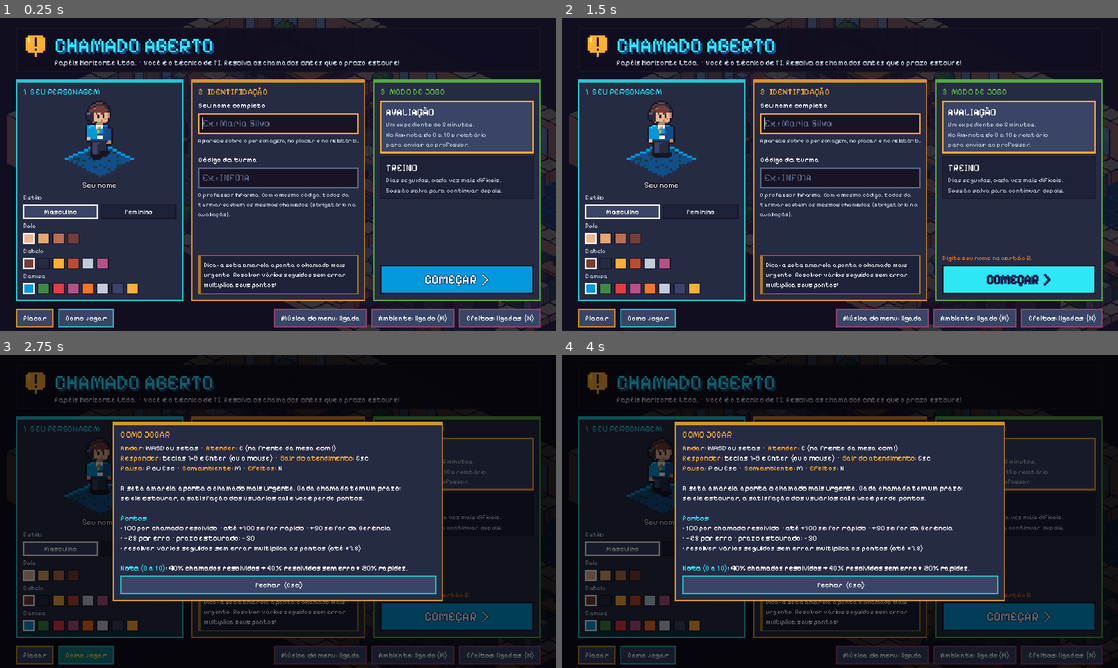
Above: before the commit, frames 1-4 (two rows, left to right).
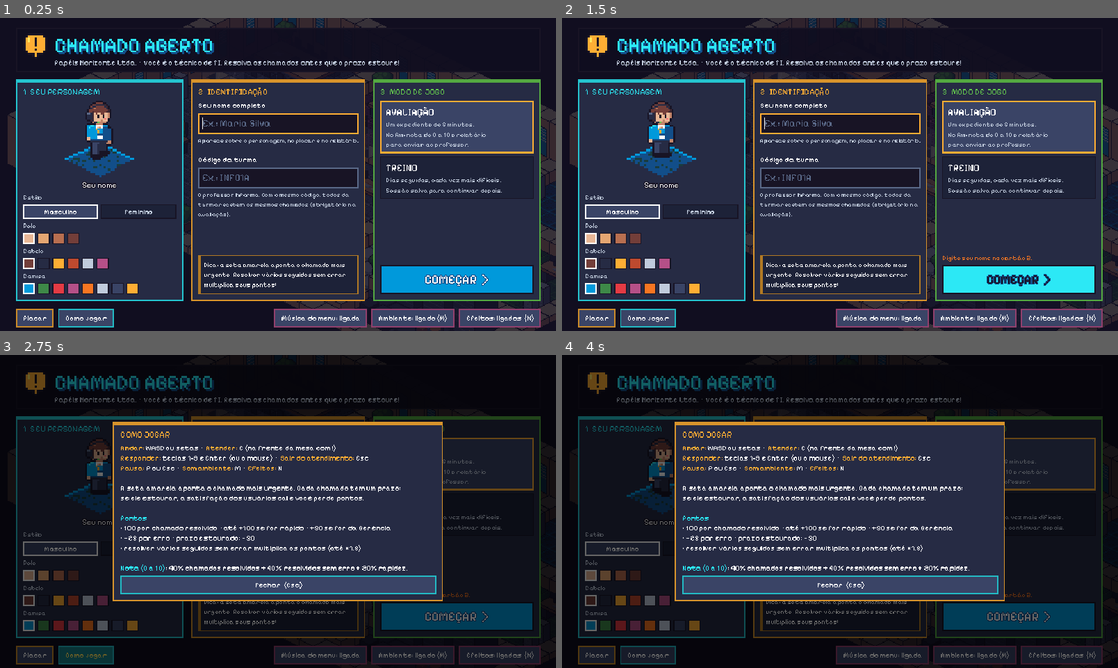
Above: after the commit, the same moments.

Repository: cimiano2/chamado-aberto
Game: Godot game, scene res://scenes/main.tscn
The game is run twice, just before and just after one commit, with the same random seed, the same clock (stepped at 60 frames per second) and the same inputs.
Inputs (mouse positions are in pixels of both pictures, inside the frame that each line leads up to):
- Up to frame 1 (0.25 s): no input
- Up to frame 2 (1.5 s): click "COMEÇAR >" at 0.5 s; click "COMEÇAR >" at 1.25 s
- Up to frame 3 (2.75 s): click "Como jogar" at 2 s
- Up to frame 4 (4 s): click "Como jogar" at 2.75 s; click (589, 574) at 3.52 s

The runs differ from the first frame. In frame 1, 0.8% of the frame differs, in the area x 1-100%, y 0-100%; in frame 2, 0.8%; in frame 3, less than 0.1%; in frame 4, less than 0.1%.

Commit message:
Desempenho: paredes em sprites, camada estática e atlas único
O mapa desenhava 165 paredes como polígonos e linhas a cada quadro,
gerando ~1100 draw calls. Agora piso e paredes do fundo ficam numa
camada estática, as paredes são sprites e todo o mundo usa um atlas
(art/atlas/build.py): ~110 draw calls no total, 29 no mundo.

Co-Authored-By: Claude Opus 5.5 <noreply@anthropic.com>
Claude-Session: https://claude.ai/code/session_01ULB8X8jtmR9iGJQHphwBcx

Diff:
--- a/assets/sprites/anchors.json
+++ b/assets/sprites/anchors.json
@@ -67,6 +67,30 @@
   14,
   30
  ],
+ "wall_back": [
+  19,
+  67
+ ],
+ "wall_back_win_s": [
+  19,
+  67
+ ],
+ "wall_back_win_e": [
+  19,
+  67
+ ],
+ "wall_low": [
+  19,
+  25
+ ],
+ "wall_front": [
+  19,
+  19
+ ],
+ "wall_glass": [
+  19,
+  51
+ ],
  "filing": [
   12,
   34
--- /dev/null
+++ b/assets/sprites/atlas.json
@@ -0,0 +1,236 @@
+{
+ "alert": [
+  68,
+  141,
+  11,
+  12
+ ],
+ "alert_high": [
+  81,
+  141,
+  11,
+  12
+ ],
+ "alert_urgent": [
+  94,
+  141,
+  11,
+  12
+ ],
+ "chair": [
+  714,
+  98,
+  22,
+  26
+ ],
+ "conference_table": [
+  0,
+  0,
+  142,
+  96
+ ],
+ "cooler": [
+  26,
+  98,
+  18,
+  40
+ ],
+ "copier": [
+  777,
+  0,
+  37,
+  49
+ ],
+ "counter": [
+  442,
+  0,
+  66,
+  66
+ ],
+ "desk": [
+  876,
+  0,
+  60,
+  46
+ ],
+ "desk_alert": [
+  938,
+  0,
+  60,
+  46
+ ],
+ "employees": [
+  144,
+  98,
+  528,
+  32
+ ],
+ "filing": [
+  0,
+  98,
+  24,
+  41
+ ],
+ "floor_anexo": [
+  738,
+  98,
+  32,
+  16
+ ],
+ "floor_carpete": [
+  772,
+  98,
+  32,
+  16
+ ],
+ "floor_copa_a": [
+  806,
+  98,
+  32,
+  16
+ ],
+ "floor_copa_b": [
+  840,
+  98,
+  32,
+  16
+ ],
+ "floor_corredor": [
+  874,
+  98,
+  32,
+  16
+ ],
+ "floor_gerente": [
+  908,
+  98,
+  32,
+  16
+ ],
+ "floor_reuniao": [
+  942,
+  98,
+  32,
+  16
+ ],
+ "floor_rh": [
+  976,
+  98,
+  32,
+  16
+ ],
+ "floor_servidores": [
+  0,
+  141,
+  32,
+  16
+ ],
+ "floor_ti": [
+  34,
+  141,
+  32,
+  16
+ ],
+ "fridge": [
+  584,
+  0,
+  29,
+  65
+ ],
+ "kitchen_table": [
+  816,
+  0,
+  58,
+  48
+ ],
+ "plant": [
+  116,
+  98,
+  26,
+  34
+ ],
+ "rack": [
+  264,
+  0,
+  56,
+  72
+ ],
+ "rack_alert": [
+  322,
+  0,
+  56,
+  72
+ ],
+ "reception": [
+  655,
+  0,
+  68,
+  59
+ ],
+ "shelf": [
+  510,
+  0,
+  38,
+  66
+ ],
+ "sofa": [
+  725,
+  0,
+  50,
+  50
+ ],
+ "ups": [
+  46,
+  98,
+  28,
+  39
+ ],
+ "vending": [
+  550,
+  0,
+  32,
+  65
+ ],
+ "wall_back": [
+  144,
+  0,
+  38,
+  78
+ ],
+ "wall_back_win_e": [
+  184,
+  0,
+  38,
+  78
+ ],
+ "wall_back_win_s": [
+  224,
+  0,
+  38,
+  78
+ ],
+ "wall_front": [
+  674,
+  98,
+  38,
+  30
+ ],
+ "wall_glass": [
+  615,
+  0,
+  38,
+  62
+ ],
+ "wall_low": [
+  76,
+  98,
+  38,
+  36
+ ],
+ "workbench": [
+  380,
+  0,
+  60,
+  67
+ ]
+}
--- a/scripts/office_map.gd
+++ b/scripts/office_map.gd
@@ -47,38 +47,22 @@
 var player_frame := 0
 
 var _time := 0.0
-var _static: Node2D
+var _static: Node2D          # pisos + paredes do fundo (desenhado uma vez)
+var _front: Node2D           # bordas da frente (desenhado uma vez, por cima dos objetos)
+var _sorted_walls: Array = []  # divisórias e vidro: ordenados junto com os móveis
 
 const NAMES := ["Ana", "Bruno", "Carla", "Diego", "Elisa", "Fábio", "Gabi", "Heitor", "Iara",
 	"João", "Kátia", "Leo", "Marina", "Nina", "Otávio", "Paula", "Rafa", "Sofia"]
 
 # ---------------------------------------------------------------- sprites (gerados por art/*/build.py)
-const TEX_EMPLOYEES := preload("res://assets/sprites/employees.png")
-const TEX_CHAIR := preload("res://assets/sprites/chair.png")
-const TEX := {
-	"desk": preload("res://assets/sprites/desk.png"),
-	"desk_alert": preload("res://assets/sprites/desk_alert.png"),
-	"rack": preload("res://assets/sprites/rack.png"),
-	"rack_alert": preload("res://assets/sprites/rack_alert.png"),
-	"plant": preload("res://assets/sprites/plant.png"),
-	"cooler": preload("res://assets/sprites/cooler.png"),
-	"alert": preload("res://assets/sprites/alert.png"),
-	"alert_high": preload("res://assets/sprites/alert_high.png"),
-	"alert_urgent": preload("res://assets/sprites/alert_urgent.png"),
-	"conference_table": preload("res://assets/sprites/conference_table.png"),
-	"vending": preload("res://assets/sprites/vending.png"),
-	"fridge": preload("res://assets/sprites/fridge.png"),
-	"counter": preload("res://assets/sprites/counter.png"),
-	"kitchen_table": preload("res://assets/sprites/kitchen_table.png"),
-	"filing": preload("res://assets/sprites/filing.png"),
-	"copier": preload("res://assets/sprites/copier.png"),
-	"reception": preload("res://assets/sprites/reception.png"),
-	"sofa": preload("res://assets/sprites/sofa.png"),
-	"workbench": preload("res://assets/sprites/workbench.png"),
-	"shelf": preload("res://assets/sprites/shelf.png"),
-	"ups": preload("res://assets/sprites/ups.png"),
-}
 var ANCHOR := {}      # lido de assets/sprites/anchors.json
+## Todos os sprites do mundo vêm de UM atlas (assets/sprites/atlas.png, gerado por art/atlas/build.py):
+## com uma só textura, a placa de vídeo junta piso, paredes e móveis em poucas chamadas de desenho.
+const ATLAS := preload("res://assets/sprites/atlas.png")
+var TEX := {}         # nome -> AtlasTexture (recorte do atlas)
+var FLOOR_TEX := {}   # "carpete" -> recorte de floor_carpete, etc.
+var TEX_EMPLOYEES: Texture2D
+var TEX_CHAIR: Texture2D
 ## Pegada (mundo) de cada móvel, usada na colisão.
 const FOOT := {
 	"desk": Vector2(160, 60), "rack": Vector2(100, 110), "plant": Vector2(32, 32), "cooler": Vector2(28, 28),
@@ -87,18 +71,6 @@
 	"copier": Vector2(72, 52), "reception": Vector2(192, 56), "sofa": Vector2(128, 48),
 	"workbench": Vector2(160, 56), "shelf": Vector2(96, 32), "ups": Vector2(40, 48),
 }
-const FLOOR_TEX := {
-	"carpete": preload("res://assets/sprites/floor_carpete.png"),
-	"gerente": preload("res://assets/sprites/floor_gerente.png"),
-	"reuniao": preload("res://assets/sprites/floor_reuniao.png"),
-	"anexo": preload("res://assets/sprites/floor_anexo.png"),
-	"rh": preload("res://assets/sprites/floor_rh.png"),
-	"ti": preload("res://assets/sprites/floor_ti.png"),
-	"copa_a": preload("res://assets/sprites/floor_copa_a.png"),
-	"copa_b": preload("res://assets/sprites/floor_copa_b.png"),
-	"servidores": preload("res://assets/sprites/floor_servidores.png"),
-	"corredor": preload("res://assets/sprites/floor_corredor.png"),
-}
 const C_OUT := Color("181425")
 const WALL_TOP := Color("ead4aa")
 const WALL_S := Color("e4a672")
@@ -118,6 +90,7 @@
 
 
 func _ready() -> void:
+	load_atlas()
 	var f := FileAccess.open("res://assets/sprites/anchors.json", FileAccess.READ)
 	if f:
 		var data: Dictionary = JSON.parse_string(f.get_as_text())
@@ -128,6 +101,23 @@
 	_static.show_behind_parent = true
 	_static.draw.connect(_draw_static)
 	add_child(_static)
+	_front = Node2D.new()
+	_front.draw.connect(_draw_front)
+	add_child(_front)
+
+
+func load_atlas() -> void:
+	var rects: Dictionary = JSON.parse_string(FileAccess.open("res://assets/sprites/atlas.json", FileAccess.READ).get_as_text())
+	for name in rects:
+		var r: Array = rects[name]
+		var t := AtlasTexture.new()
+		t.atlas = ATLAS
+		t.region = Rect2(r[0], r[1], r[2], r[3])
+		TEX[name] = t
+		if name.begins_with("floor_"):
+			FLOOR_TEX[name.substr(6)] = t
+	TEX_EMPLOYEES = TEX["employees"]
+	TEX_CHAIR = TEX["chair"]
 
 
 func room_rect(name: String) -> Rect2:
@@ -276,7 +266,23 @@
 				for span in GLASS_ROWS[ty]:
 					if tx >= span[0] and tx <= span[1]:
 						kind = "glass"
-			walls.append({"rect": Rect2(tx * TILE, ty * TILE, TILE, TILE), "kind": kind})
+			walls.append({"rect": Rect2(tx * TILE, ty * TILE, TILE, TILE), "kind": kind,
+				"sprite": _wall_sprite(kind, tx, ty)})
+
+
+func _wall_sprite(kind: String, tx: int, ty: int) -> String:
+	match kind:
+		"back":
+			if ty == 0 and tx > 0 and tx < COLS - 1 and tx % 2 == 1:
+				return "wall_back_win_s"      # janela com persiana na parede norte
+			if tx == 0 and ty > 0 and ty < ROWS - 1 and ty % 2 == 1:
+				return "wall_back_win_e"      # janela na parede oeste
+			return "wall_back"
+		"front":
+			return "wall_front"
+		"glass":
+			return "wall_glass"
+	return "wall_low"
 
 
 ## Mantido para os testes: paredes altas só no fundo do andar.
@@ -333,17 +339,36 @@
 	queue_redraw()
 
 
-# ================================================================ camada estática (pisos)
+# ================================================================ camadas estáticas
+# Desenhadas uma única vez (não a cada quadro) e com sprites iguais em sequência,
+# para a placa de vídeo juntar tudo em poucas chamadas de desenho.
 
 func _draw_static() -> void:
 	var ci := _static
+	# pisos agrupados por textura
+	var by_tex := {}
 	for r in rooms:
-		_draw_tiles(ci, r.rect, r.floor)
+		_collect_tiles(by_tex, r.rect, r.floor)
 	for d in doors:
-		_draw_tiles(ci, d, "carpete")
-
-
-func _draw_tiles(ci: CanvasItem, r: Rect2, floor: String) -> void:
+		_collect_tiles(by_tex, d, "carpete")
+	for key in by_tex:
+		var tex: Texture2D = FLOOR_TEX[key]
+		for pos in by_tex[key]:
+			ci.draw_texture(tex, pos)
+	# paredes do fundo, de trás para frente
+	var back := walls.filter(func(w): return w.kind == "back")
+	back.sort_custom(func(a, b): return _wall_key(a) < _wall_key(b))
+	for w in back:
+		_draw_wall_on(ci, w)
+
+
+func _draw_front() -> void:
+	for w in walls:
+		if w.kind == "front":
+			_draw_wall_on(_front, w)
+
+
+func _collect_tiles(by_tex: Dictionary, r: Rect2, floor: String) -> void:
 	var ty := 0
 	var y := r.position.y
 	while y < r.end.y - 1:
@@ -353,20 +378,41 @@
 			var key := floor
 			if floor == "copa":
 				key = "copa_a" if (tx + ty) % 2 == 0 else "copa_b"
-			ci.draw_texture(FLOOR_TEX[key], iso(Vector2(x + TILE / 2, y + TILE / 2)) - Vector2(16, 8))
+			if not by_tex.has(key):
+				by_tex[key] = []
+			by_tex[key].append(iso(Vector2(x + TILE / 2, y + TILE / 2)) - Vector2(16, 8))
 			x += TILE
 			tx += 1
 		y += TILE
 		ty += 1
 
 
-# ================================================================ camada dinâmica (paredes + objetos ordenados)
+func _wall_key(w: Dictionary) -> float:
+	var c: Vector2 = w.rect.get_center()
+	return c.x + c.y + 30
+
+
+func _draw_wall_on(ci: CanvasItem, w: Dictionary) -> void:
+	ci.draw_texture(TEX[w.sprite], iso(w.rect.get_center()) - ANCHOR[w.sprite])
+
+
+# ================================================================ camada dinâmica (divisórias + objetos ordenados)
+
+var draw_usec := 0          # tempo do último _draw (medição de desempenho)
+var draw_items := 0
+
 
 func _draw() -> void:
+	var t0 := Time.get_ticks_usec()
+	_draw_dynamic()
+	draw_usec = Time.get_ticks_usec() - t0
+
+
+func _draw_dynamic() -> void:
 	var items: Array = []   # [chave_de_profundidade, Callable]
 	for w in walls:
-		var r: Rect2 = w.rect
-		items.append([r.get_center().x + r.get_center().y + 30, _draw_wall.bind(w)])
+		if w.kind == "low" or w.kind == "glass":
+			items.append([_wall_key(w), _draw_wall_on.bind(self, w)])
 	for i in desks.size():
 		var d: Dictionary = desks[i]
 		var c: Vector2 = d.center
@@ -395,78 +441,11 @@
 	# anel pulsante no chão em volta de quem pediu ajuda (desenhado antes dos móveis)
 	for i in ticket_desks:
 		_draw_ring(i)
+	draw_items = items.size()
 	for it in items:
 		it[1].call()
 	for i in ticket_desks:
 		_draw_alert(i)
-
-
-func _draw_wall(w: Dictionary) -> void:
-	var r: Rect2 = w.rect
-	match w.kind:
-		"back":
-			_iso_box(r, H_BACK, WALL_TOP, WALL_S, WALL_E)
-			_draw_window(r)
-		"low":
-			_iso_box(r, H_LOW, WALL_TOP, WALL_S, WALL_E)
-		"front":
-			_iso_box(r, H_FRONT, WALL_TOP, WALL_S, WALL_E)
-		"glass":
-			_draw_glass(r)
-
-
-func _iso_box(r: Rect2, h: float, top: Color, left: Color, right: Color) -> void:
-	var N := r.position
-	var E := Vector2(r.end.x, r.position.y)
-	var S := r.end
-	var W := Vector2(r.position.x, r.end.y)
-	draw_colored_polygon(PackedVector2Array([iso(W), iso(S), iso(S, h), iso(W, h)]), left)
-	draw_colored_polygon(PackedVector2Array([iso(S), iso(E), iso(E, h), iso(S, h)]), right)
-	draw_colored_polygon(PackedVector2Array([iso(N, h), iso(E, h), iso(S, h), iso(W, h)]), top)
-	draw_polyline(PackedVector2Array([iso(N, h), iso(E, h), iso(S, h), iso(W, h), iso(N, h)]), C_OUT, 1.0)
-	draw_line(iso(W), iso(S), C_OUT, 1.0)
-	draw_line(iso(S), iso(E), C_OUT, 1.0)
-	draw_line(iso(S), iso(S, h), C_OUT, 1.0)
-
-
-## Janela com persiana na face voltada para dentro do andar (paredes do fundo).
-func _draw_window(r: Rect2) -> void:
-	var tx := int(r.position.x / TILE)
-	var ty := int(r.position.y / TILE)
-	var q: Array
-	if ty == 0 and tx > 0 and tx < COLS - 1 and tx % 2 == 1:
-		var a := Vector2(r.position.x + 10, r.end.y)
-		var b := Vector2(r.end.x - 10, r.end.y)
-		q = [iso(a, 14), iso(b, 14), iso(b, 46), iso(a, 46)]
-	elif tx == 0 and ty > 0 and ty < ROWS - 1 and ty % 2 == 1:
-		var a := Vector2(r.end.x, r.position.y + 10)
-		var b := Vector2(r.end.x, r.end.y - 10)
-		q = [iso(a, 14), iso(b, 14), iso(b, 46), iso(a, 46)]
-	else:
-		return
-	draw_colored_polygon(PackedVector2Array(q), Color("8fd3ff"))
-	# persiana: lâminas horizontais na metade de cima
-	for k in 5:
-		var t := 0.06 + k * 0.1
-		draw_line(q[3].lerp(q[0], t), q[2].lerp(q[1], t), Color("f4f4f4"), 1.0)
-	draw_polyline(PackedVector2Array(q + [q[0]]), C_OUT, 1.0)
-
-
-func _draw_glass(r: Rect2) -> void:
-	var W := Vector2(r.position.x, r.end.y)
-	var S := r.end
-	var N := r.position
-	var E := Vector2(r.end.x, r.position.y)
-	# rodapé baixo
-	_iso_box(r, 6.0, WALL_TOP, WALL_S, WALL_E)
-	# painel de vidro translúcido sobre o rodapé (face sul)
-	var pane := PackedVector2Array([iso(W, 6), iso(S, 6), iso(S, H_GLASS), iso(W, H_GLASS)])
-	draw_colored_polygon(pane, Color(0.75, 0.92, 1.0, 0.28))
-	draw_line(iso(W, H_GLASS), iso(S, H_GLASS), Color("5a6988"), 1.0)
-	draw_line(iso(N, H_GLASS), iso(E, H_GLASS), Color("5a6988"), 1.0)
-	draw_line(iso(S, 6), iso(S, H_GLASS), Color("5a6988"), 1.0)
-	# reflexo diagonal
-	draw_line(iso(W.lerp(S, 0.2), 12), iso(W.lerp(S, 0.45), 34), Color(1, 1, 1, 0.55), 1.0)
 
 
 func _draw_sprite(key: String, world: Vector2) -> void:
--- /dev/null
+++ b/tests/profile.gd
@@ -0,0 +1,67 @@
+extends SceneTree
+## Mede desempenho com renderização real (precisa de display):
+##   godot --path . -s tests/profile.gd
+## Anda pelo escritório com chamados abertos e registra FPS, tempos e chamadas de desenho.
+
+func _key(code: Key, down: bool) -> void:
+	var e := InputEventKey.new()
+	e.keycode = code
+	e.physical_keycode = code
+	e.pressed = down
+	Input.parse_input_event(e)
+
+func _init() -> void:
+	Engine.max_fps = 0
+	DisplayServer.window_set_vsync_mode(DisplayServer.VSYNC_DISABLED)
+	var main: Node = load("res://scenes/main.tscn").instantiate()
+	root.add_child(main)
+	for i in 5: await process_frame
+	main.start_session({"name": "Perf", "class_code": "", "skin": 0, "hair": 0, "shirt": 0, "body": 0}, "treino", false)
+	var ts: TicketSystem = main.tickets
+	for i in 5: ts.spawn()
+	ts.spawn_timer = 9999.0
+	var map: OfficeMap = main.get_node("%OfficeMap")
+	var player: Player = main.get_node("%Player")
+	player.position = Vector2(760, 1010)
+	for i in 30: await process_frame
+	var samples := {"frame_ms": [], "process_ms": [], "map_draw_ms": [], "draw_calls": [], "objects": []}
+	var t_start := Time.get_ticks_usec()
+	var last := Time.get_ticks_usec()
+	var dirs := [KEY_RIGHT, KEY_UP, KEY_LEFT, KEY_DOWN]
+	for f in 240:
+		if f % 60 == 0:
+			for d in dirs: _key(d, false)
+			_key(dirs[(f / 60) % 4], true)
+		await process_frame
+		var now := Time.get_ticks_usec()
+		samples.frame_ms.append((now - last) / 1000.0)
+		last = now
+		samples.process_ms.append(Performance.get_monitor(Performance.TIME_PROCESS) * 1000.0)
+		samples.map_draw_ms.append(map.draw_usec / 1000.0)
+		samples.draw_calls.append(Performance.get_monitor(Performance.RENDER_TOTAL_DRAW_CALLS_IN_FRAME))
+		samples.objects.append(Performance.get_monitor(Performance.RENDER_TOTAL_OBJECTS_IN_FRAME))
+	for d in dirs: _key(d, false)
+	var secs := (Time.get_ticks_usec() - t_start) / 1e6
+	print("PERF fps_medio=%.1f  quadros=240  tempo=%.2fs" % [240 / secs, secs])
+	for k in samples:
+		var arr: Array = samples[k]
+		var avg: float = arr.reduce(func(a, b): return a + b, 0.0) / arr.size()
+		print("PERF %-12s media=%8.2f  max=%8.2f" % [k, avg, arr.max()])
+	print("PERF itens_desenhados_no_mapa=%d  paredes=%d  props=%d  mesas=%d" % [map.draw_items, map.walls.size(), map.props.size(), map.desks.size()])
+	# de onde vêm as chamadas de desenho: mede com partes escondidas
+	var hud: CanvasLayer = main.get_node("HUD")
+	var world: Control = main.get_node("%WorldView")
+	for cfg in [["tudo", true, true], ["so_mundo", true, false], ["so_hud", false, true]]:
+		world.visible = cfg[1]
+		hud.visible = cfg[2]
+		for i in 5: await process_frame
+		print("PERF draw_calls[%s]=%d" % [cfg[0], Performance.get_monitor(Performance.RENDER_TOTAL_DRAW_CALLS_IN_FRAME)])
+	world.visible = true
+	hud.visible = true
+	var st: Node2D = map.get_child(0)
+	st.visible = false
+	for i in 5: await process_frame
+	print("PERF draw_calls[sem_piso_e_fundo]=%d" % Performance.get_monitor(Performance.RENDER_TOTAL_DRAW_CALLS_IN_FRAME))
+	st.visible = true
+	print("PERF static_memory_MB=%.1f  nos=%d" % [Performance.get_monitor(Performance.MEMORY_STATIC) / 1e6, Performance.get_monitor(Performance.OBJECT_NODE_COUNT)])
+	quit()
Binary file added: assets/sprites/atlas.png
Not shown, added: assets/sprites/atlas.png.import
Binary file added: assets/sprites/wall_back.png
Not shown, added: assets/sprites/wall_back.png.import
Binary file added: assets/sprites/wall_back_win_e.png
Not shown, added: assets/sprites/wall_back_win_e.png.import
Binary file added: assets/sprites/wall_back_win_s.png
Not shown, added: assets/sprites/wall_back_win_s.png.import
Binary file added: assets/sprites/wall_front.png
Not shown, added: assets/sprites/wall_front.png.import
Binary file added: assets/sprites/wall_glass.png
Not shown, added: assets/sprites/wall_glass.png.import
(and 3 more such lines)
